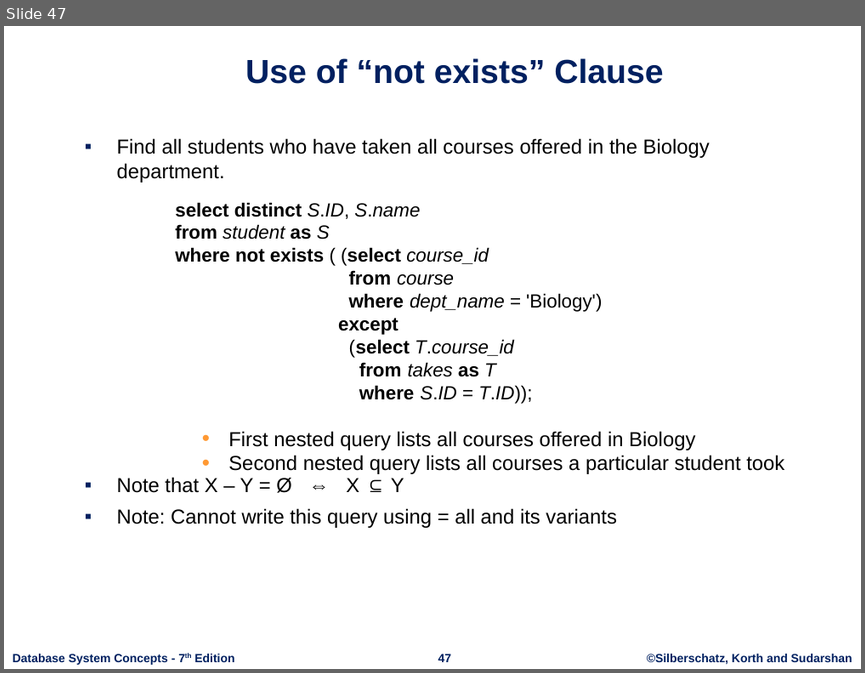
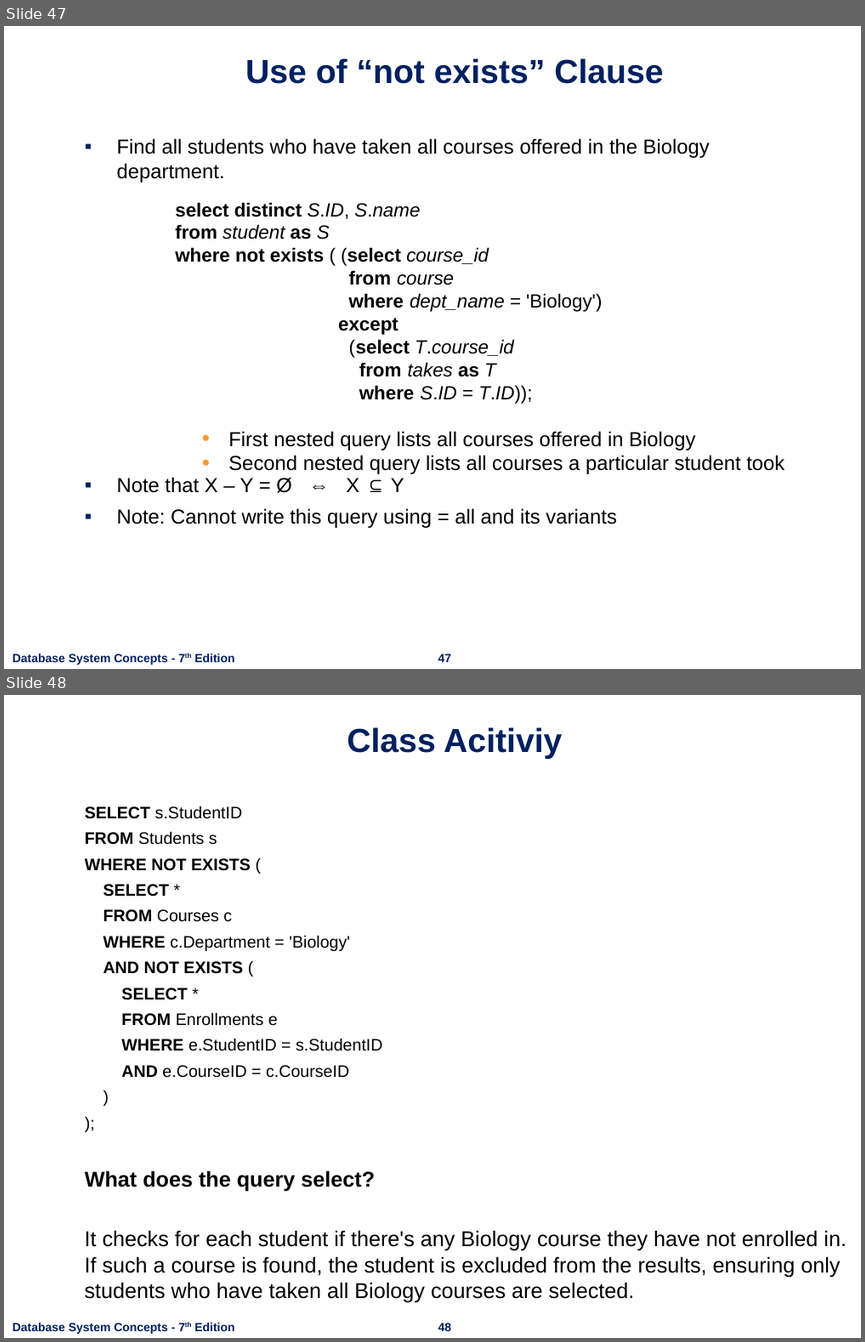
Before and after one commit to nashurgessa/DB-practices, a slide deck: Slides/L8-10 Introduction SQL.pptx. Shown one above the other, each under a label of ours: slide 47 before the commit, slides 47 and 48 after it. The pictures are 865x673 and 865x1342 pixels, drawn with LibreOffice and Linux fonts; fonts in the diff are those of the drawing; background and template pictures are left out. Boxes give left, top, right and bottom in pixels: in the first picture for what was removed or moved away, otherwise in the second. Text is boxed around its words. In the diff, an @@ line names an element or a change of style, - is before the commit and + after.

```diff
--- a/Slides/L8-10 Introduction SQL.pptx
+++ b/Slides/L8-10 Introduction SQL.pptx
@@ slide 48 added at (4,695,861,1338), background #FFFFFF; not listed: 2 template elements that a slide beside it also shows @@
@@ title added at (347,727,562,759), 28 pt, text #002060, bold @@
+Class Acitiviy
@@ text added at (85,805,382,1191), 14 pt, text #000000 @@
+SELECT s.StudentID
+FROM Students s
+WHERE NOT EXISTS (
+SELECT *
+FROM Courses c
+WHERE c.Department = 'Biology'
+AND NOT EXISTS (
+SELECT *
+FROM Enrollments e
+WHERE e.StudentID = s.StudentID
+AND e.CourseID = c.CourseID
+)
+);
+What does the query select?
@@ text added at (85,1230,846,1303), 18 pt, text #000000 @@
+It checks for each student if there's any Biology course they have not enrolled in. If such a course is found, the student is excluded from the results, ensuring only students who have taken all Biology courses are selected.
@@ slide 47 changed as well @@
@@ text removed at (647,653,852,664) @@
-©Silberschatz, Korth and Sudarshan
```
Also in this commit, not shown: 60 other slides changed, 1 slide removed, 6 other files.
